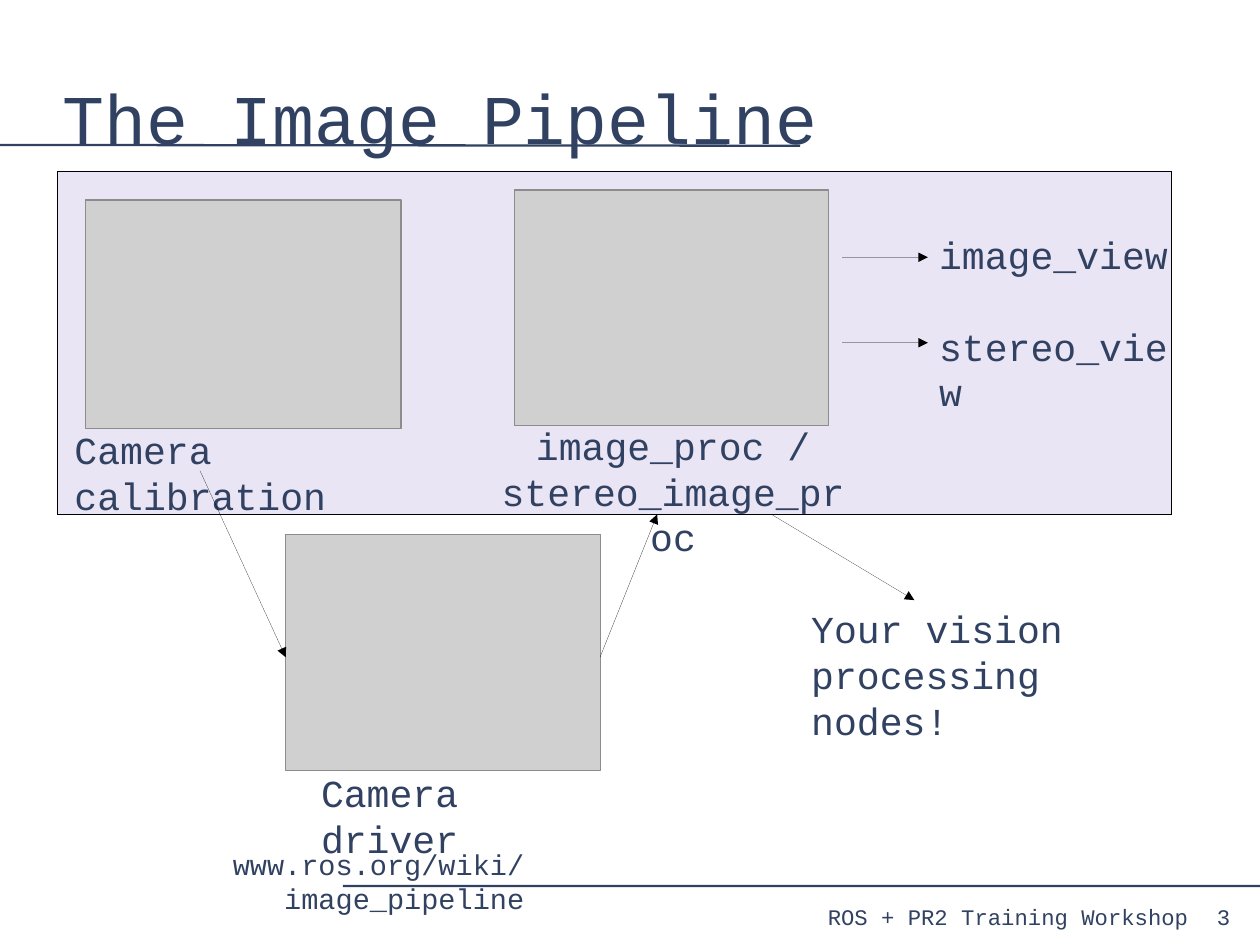
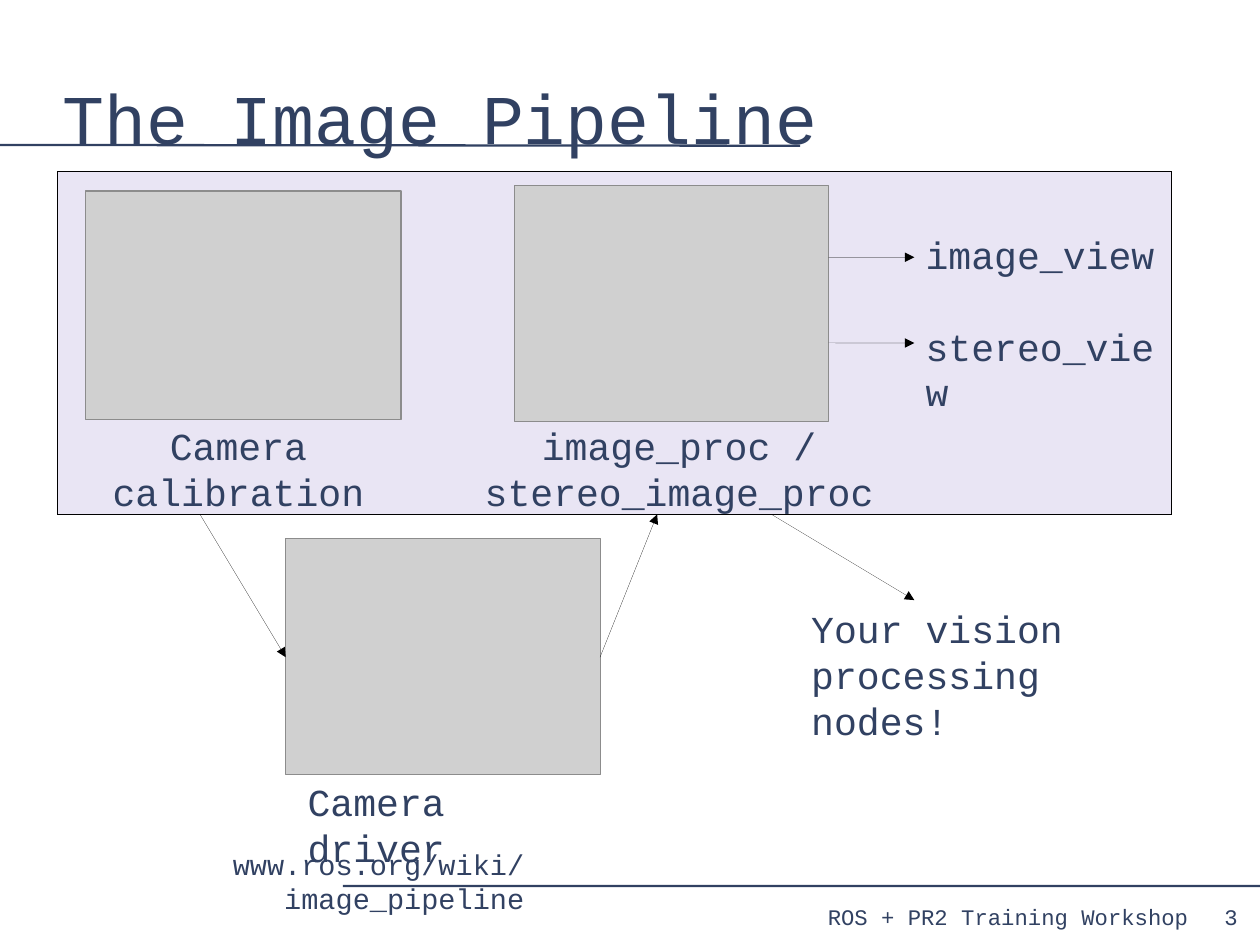
Before and after one commit to PR2/pr2_docs, a slide deck: slide 3 of pr2_training_workshop/processing_camera_data/slides.odp. Drawn at 1260x945 pixels with LibreOffice and Linux fonts; fonts in the diff are those of the drawing; grey boxes stand for pictures. Boxes give left, top, right and bottom in pixels: in the first picture for what was removed or moved away, otherwise in the second. Text is boxed around its words. In the diff, an @@ line names an element or a change of style, - is before the commit and + after.

Commit message:
processing_camera_data: Fixed line ending on slide 3.

```diff
--- a/pr2_training_workshop/processing_camera_data/slides.odp
+++ b/pr2_training_workshop/processing_camera_data/slides.odp
@@ picture: place and size @@
-picture at box(86, 200, 401, 429)
+picture at box(86, 191, 401, 420)
@@ picture: place and size @@
-picture at box(515, 190, 829, 425)
+picture at box(515, 185, 829, 421)
@@ 2 arrows, 1 text: place and size @@
-2 arrows, 1 text at box(843, 242, 1168, 365)
+2 arrows, 1 text at box(829, 242, 1155, 365)
@@ text "Camera calibration": place and size @@
-text "Camera calibration" at box(74, 438, 326, 521)
+text "Camera calibration" at box(113, 434, 365, 516)
@@ text "Camera calibration" at box(113, 434, 365, 516): alignment left to centre @@
@@ text "image_proc / stereo_image_proc" rewrapped from box(502, 433, 845, 517) to box(485, 433, 874, 517) @@
@@ arrow moved from (200, 471) - (286, 657) to (200, 515) - (286, 657) @@
@@ picture: place and size @@
-picture at box(286, 534, 600, 771)
+picture at box(286, 539, 600, 775)
@@ text "Camera driver": place and size @@
-text "Camera driver" at box(321, 781, 458, 864)
+text "Camera driver" at box(308, 790, 445, 873)
@@ page number: place and size @@
-page number at box(1217, 910, 1230, 926)
+page number at box(1224, 910, 1237, 925)
```
Also in this commit, not shown: 21 other slides changed.
